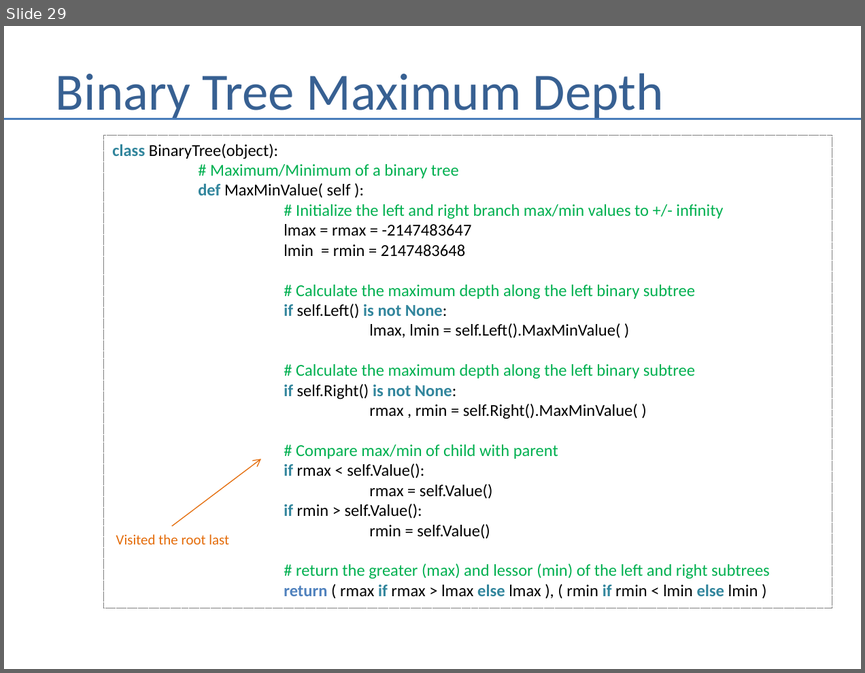
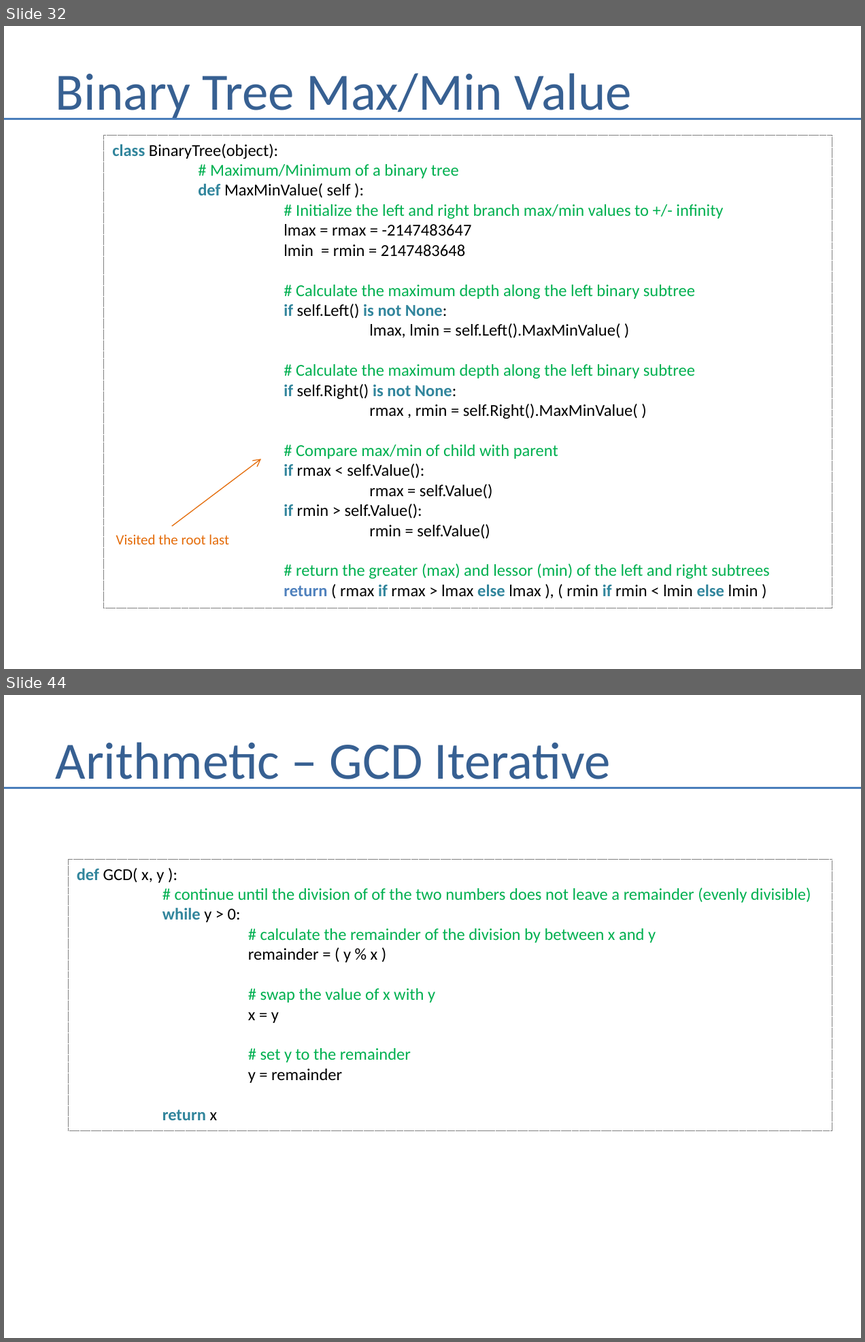
Before and after one commit to andrewferlitsch/Portland-Data-Science-Group, a slide deck: Presentations/Whiteboarding.pptx. Shown one above the other, each under a label of ours: slide 29 before the commit, slides 32 and 44 after it; the slides between them are not shown. The pictures are 865x673 and 865x1342 pixels, drawn with LibreOffice and Linux fonts; fonts in the diff are those of the drawing. Boxes give left, top, right and bottom in pixels: in the first picture for what was removed or moved away, otherwise in the second. Text is boxed around its words. In the diff, an @@ line names an element or a change of style, - is before the commit and + after.

```diff
--- a/Presentations/Whiteboarding.pptx
+++ b/Presentations/Whiteboarding.pptx
@@ slide 44 added at (4,695,861,1338), background #FFFFFF @@
@@ title added at (56,742,611,789), 44 pt, text #376092 @@
+Arithmetic – GCD Iterative
@@ line added from (4, 787) to (861, 787), #4B7EBC 1.5 pt @@
@@ rectangle added at (68,860,832,1130), outline #808080 0.75 pt dashed, 14 pt, text #00B050 @@
+def GCD( x, y ):
+# continue until the division of of the two numbers does not leave a remainder (evenly divisible)
+while y > 0:
+# calculate the remainder of the division by between x and y
+remainder = ( y % x )
+# swap the value of x with y
+x = y
+# set y to the remainder
+y = remainder
+return x
@@ what was slide 29 is now slide 32 @@
@@ slide 32 changed as well @@
@@ title at (56,73,632,120): text changed @@
-Binary Tree Maximum Depth
+Binary Tree Max/Min Value
```
Also in this commit, not shown: 1 other slide changed, 27 other slides added.
